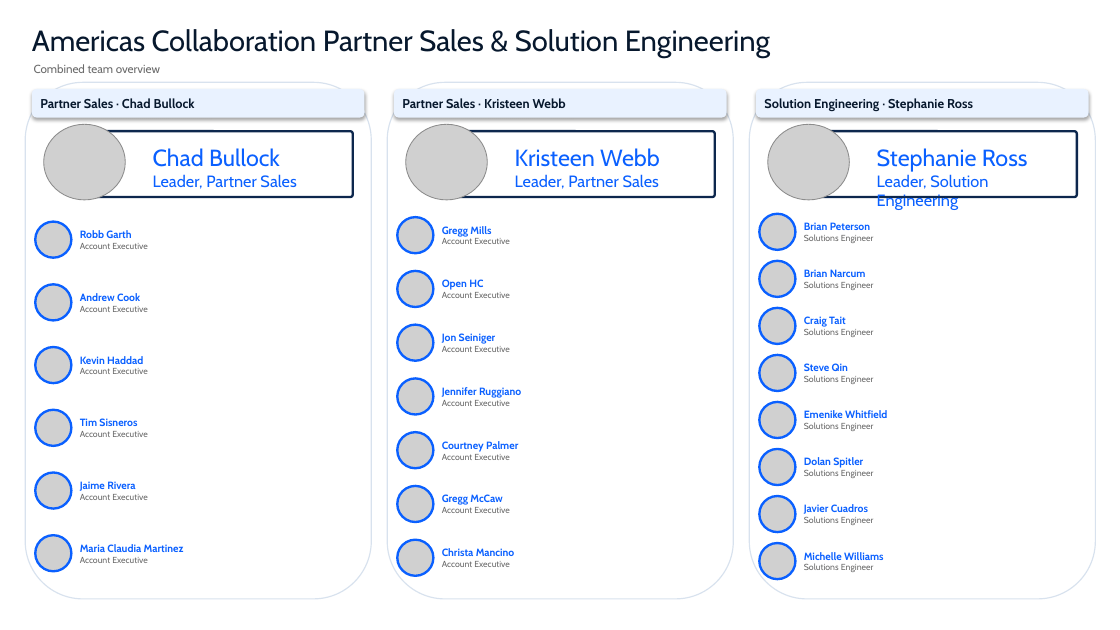
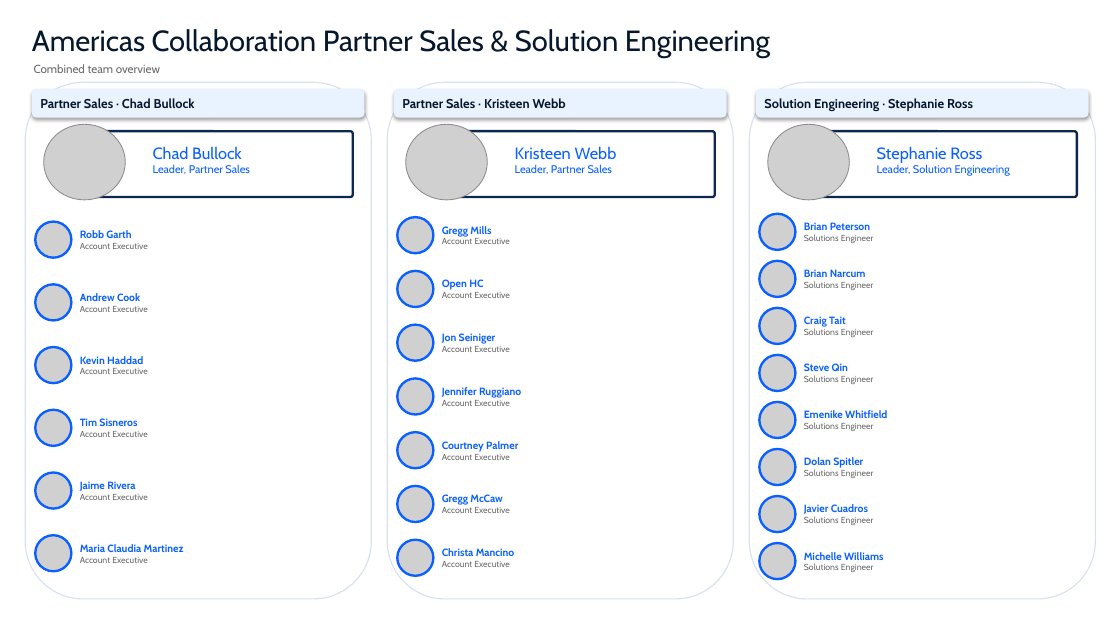
Before and after one commit to stepross/CollabPartnerCalendar, a slide deck: slide 1 of COverage_combined.pptx. Drawn at 1120x630 pixels with LibreOffice and Linux fonts; fonts in the diff are those of the drawing; grey boxes stand for pictures. Boxes give left, top, right and bottom in pixels: in the first picture for what was removed or moved away, otherwise in the second. Text is boxed around its words. In the diff, an @@ line names an element or a change of style, - is before the commit and + after.

```diff
--- a/COverage_combined.pptx
+++ b/COverage_combined.pptx
@@ text "Chad Bullock" at [153, 146, 250, 174]: size 20 to 14 pt in "Chad Bullock"; size 14 to 9.5 pt in "Leader, Partner Sales" @@
@@ text "Kristeen Webb" at [515, 146, 617, 174]: size 20 to 14 pt in "Kristeen Webb"; size 14 to 9.5 pt in "Leader, Partner Sales" @@
@@ text "Stephanie Ross" at [877, 146, 1010, 176]: size 20 to 14 pt in "Stephanie Ross"; size 14 to 9.5 pt in "Leader, Solution Engineering" @@
```
Also in this commit, not shown: 1 other file.
